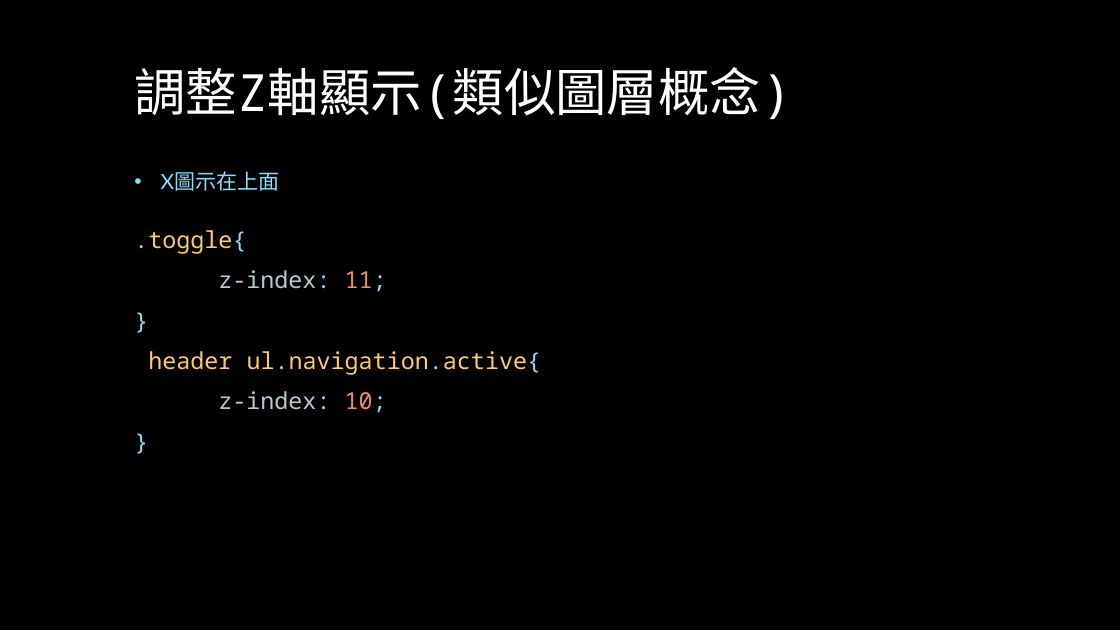
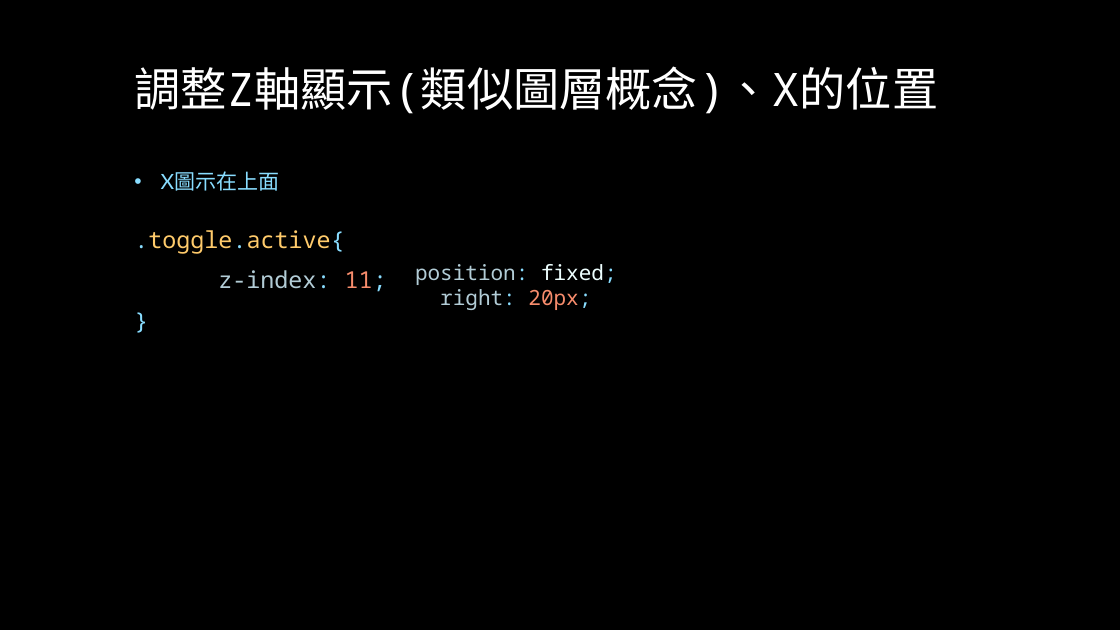
Before and after one commit to Alicexdcw/FrontEndTutorial, a slide deck: slide 24 of HTML & CSS & Javascript - RWD.pptx. Drawn at 1120x630 pixels with LibreOffice and Linux fonts; fonts in the diff are those of the drawing. Boxes give left, top, right and bottom in pixels: in the first picture for what was removed or moved away, otherwise in the second. Text is boxed around its words. In the diff, an @@ line names an element or a change of style, - is before the commit and + after.

```diff
--- a/HTML & CSS & Javascript - RWD.pptx
+++ b/HTML & CSS & Javascript - RWD.pptx
@@ title at box(134, 66, 938, 114): text changed; size 44 to 39.6 pt @@
-調整Z軸顯示(類似圖層概念)
+調整Z軸顯示(類似圖層概念)、X的位置
@@ text at box(134, 230, 344, 254): text changed @@
-.toggle{
+.toggle.active{
@@ text added at box(415, 264, 617, 310), 18 pt, text #B2CCD6 @@
+position: fixed; right: 20px;
@@ text at box(148, 351, 542, 413): paragraphs removed @@
-header ul.navigation.active{
-z-index: 10;
-}
```
Also in this commit, not shown: 8 other slides changed, 2 other files.
